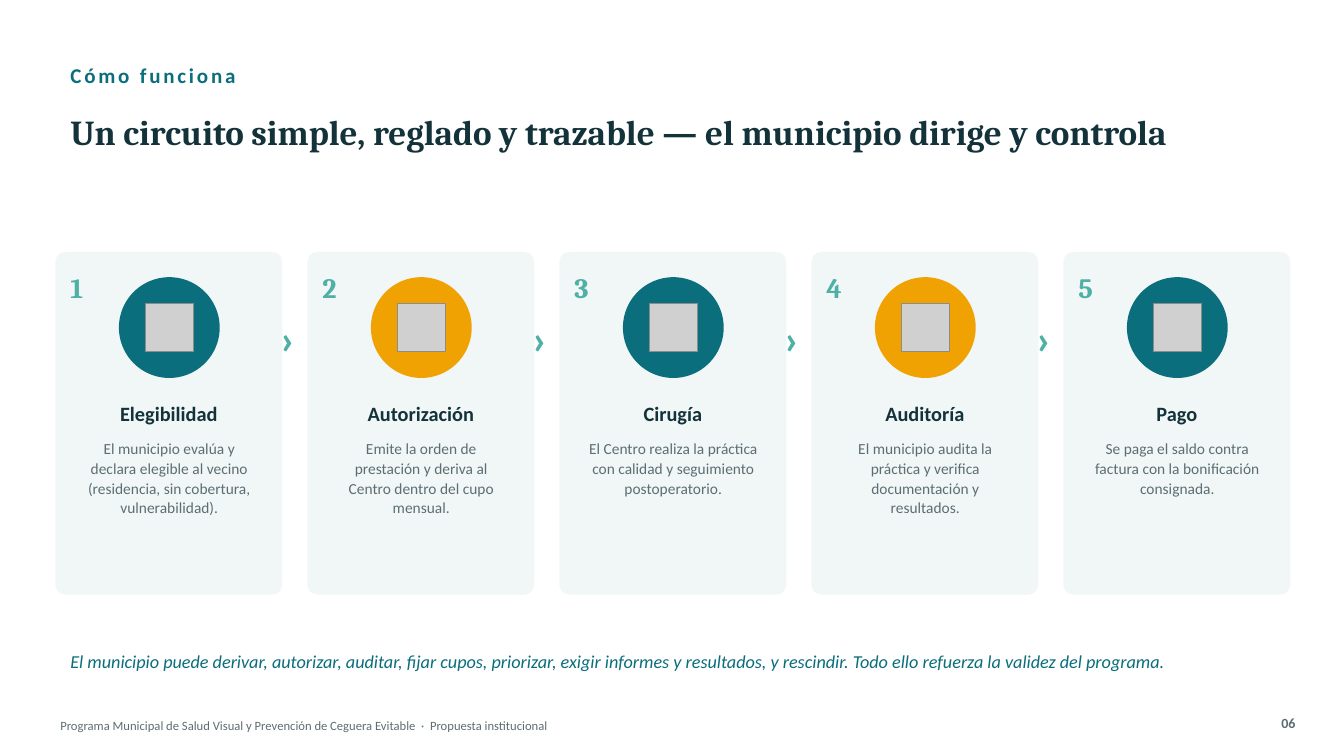
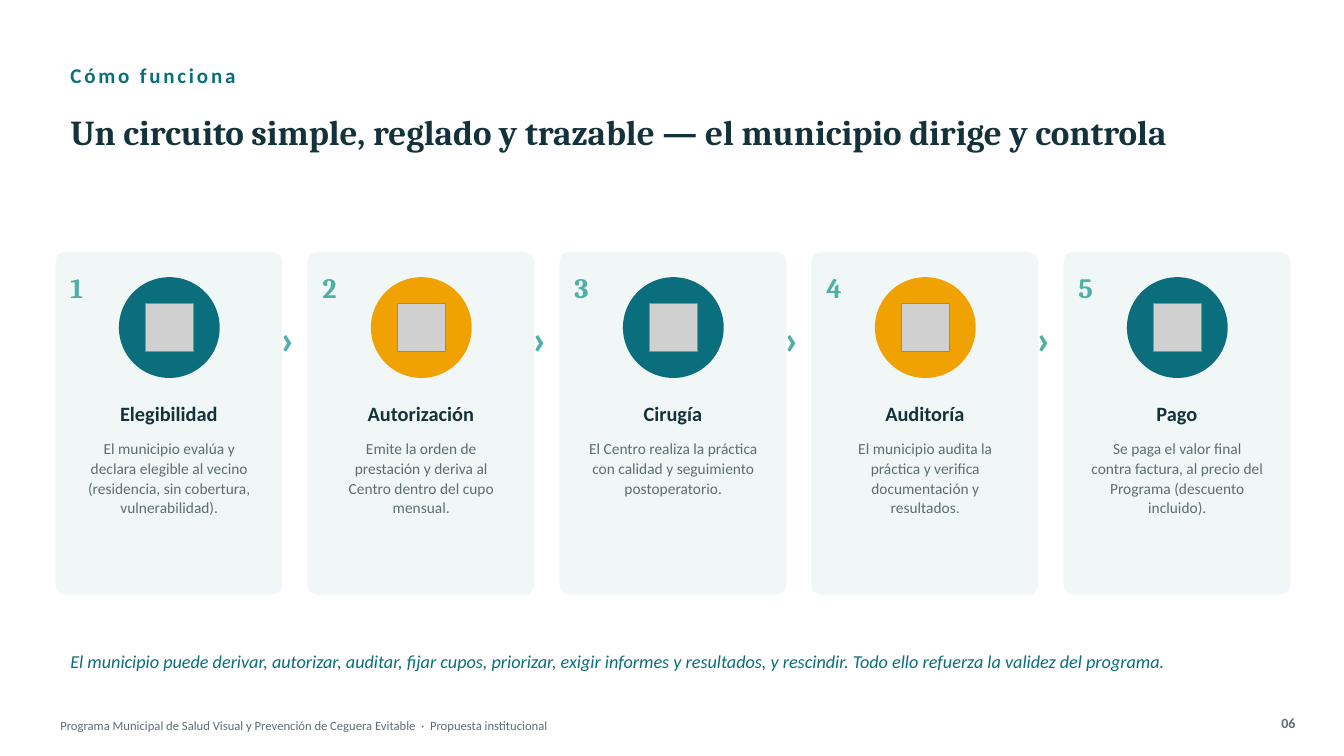
Before and after one commit to rvdistribuidor4-bit/mkt, a slide deck: slide 6 of convenios/ver-para-vivir/fuentes/Presentacion_Programa_Salud_Visual_Municipios.pptx. Drawn at 1344x756 pixels with LibreOffice and Linux fonts; fonts in the diff are those of the drawing; grey boxes stand for pictures. Boxes give left, top, right and bottom in pixels: in the first picture for what was removed or moved away, otherwise in the second. Text is boxed around its words. In the diff, an @@ line names an element or a change of style, - is before the commit and + after.

```diff
--- a/convenios/ver-para-vivir/fuentes/Presentacion_Programa_Salud_Visual_Municipios.pptx
+++ b/convenios/ver-para-vivir/fuentes/Presentacion_Programa_Salud_Visual_Municipios.pptx
@@ text at bbox=[1091, 443, 1263, 515]: text changed @@
-Se paga el saldo contra factura con la bonificación consignada.
+Se paga el valor final contra factura, al precio del Programa (descuento incluido).
```
Also in this commit, not shown: 4 other slides changed, 4 other files.
